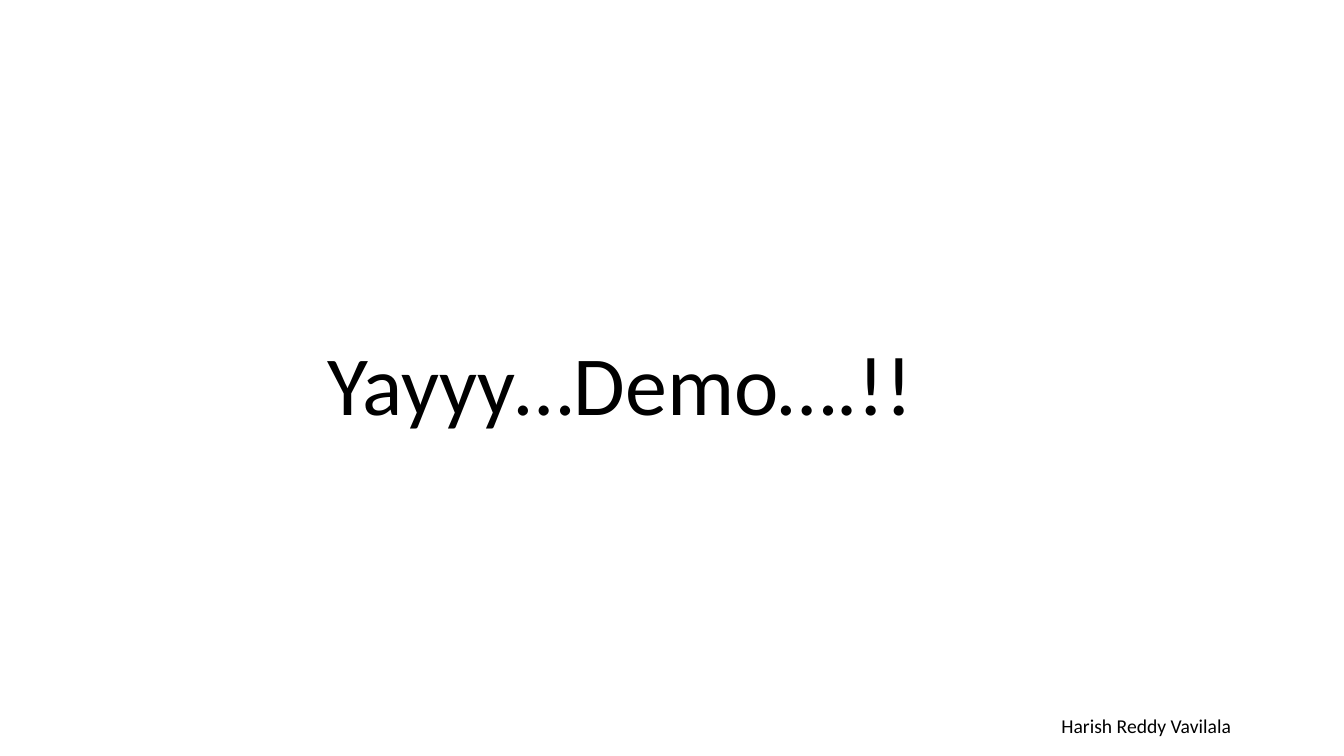
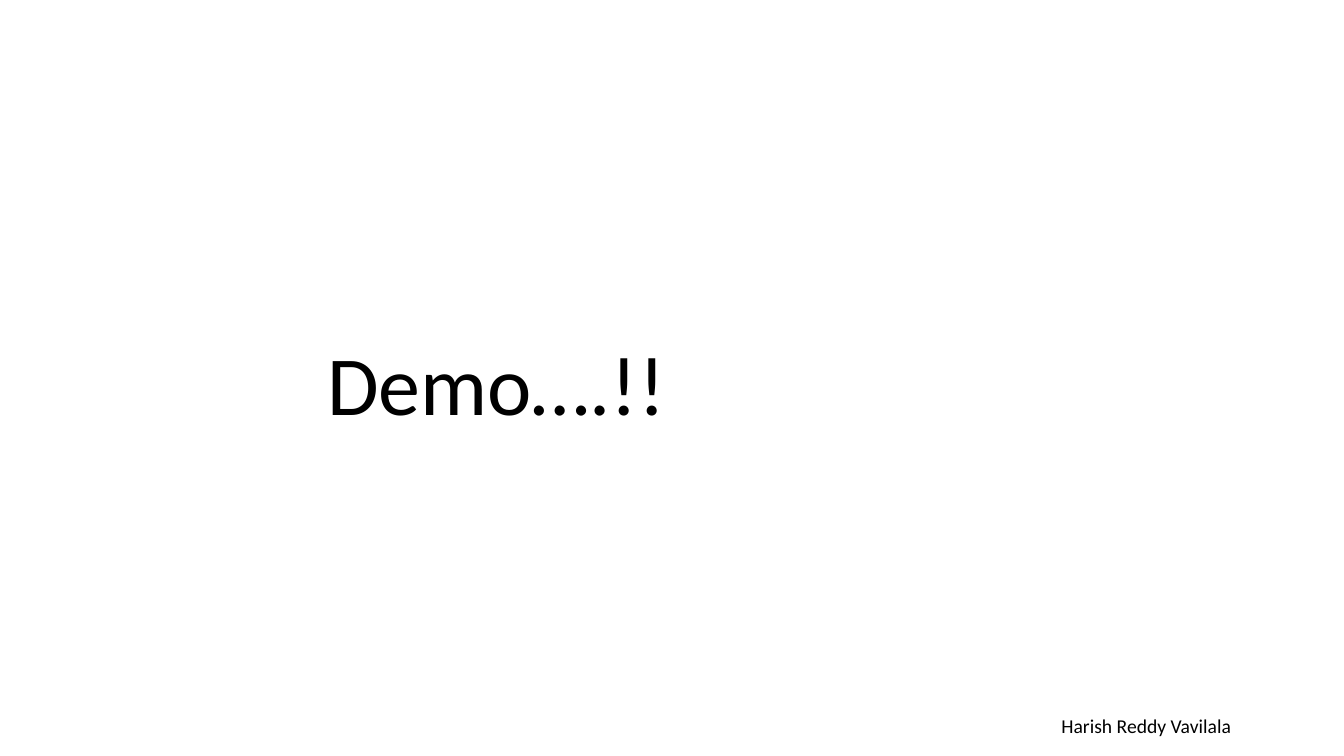
Before and after one commit to HariPriyaJupally/ApacheSolr, a slide deck: slide 20 of APACHE SOLR.pptx. Drawn at 1344x756 pixels with LibreOffice and Linux fonts; fonts in the diff are those of the drawing. Boxes give left, top, right and bottom in pixels: in the first picture for what was removed or moved away, otherwise in the second. Text is boxed around its words. In the diff, an @@ line names an element or a change of style, - is before the commit and + after.

Commit message:
corrections

```diff
--- a/APACHE SOLR.pptx
+++ b/APACHE SOLR.pptx
@@ title at (327,358,665,416): text changed @@
-Yayyy…Demo….!!
+Demo….!!
```
